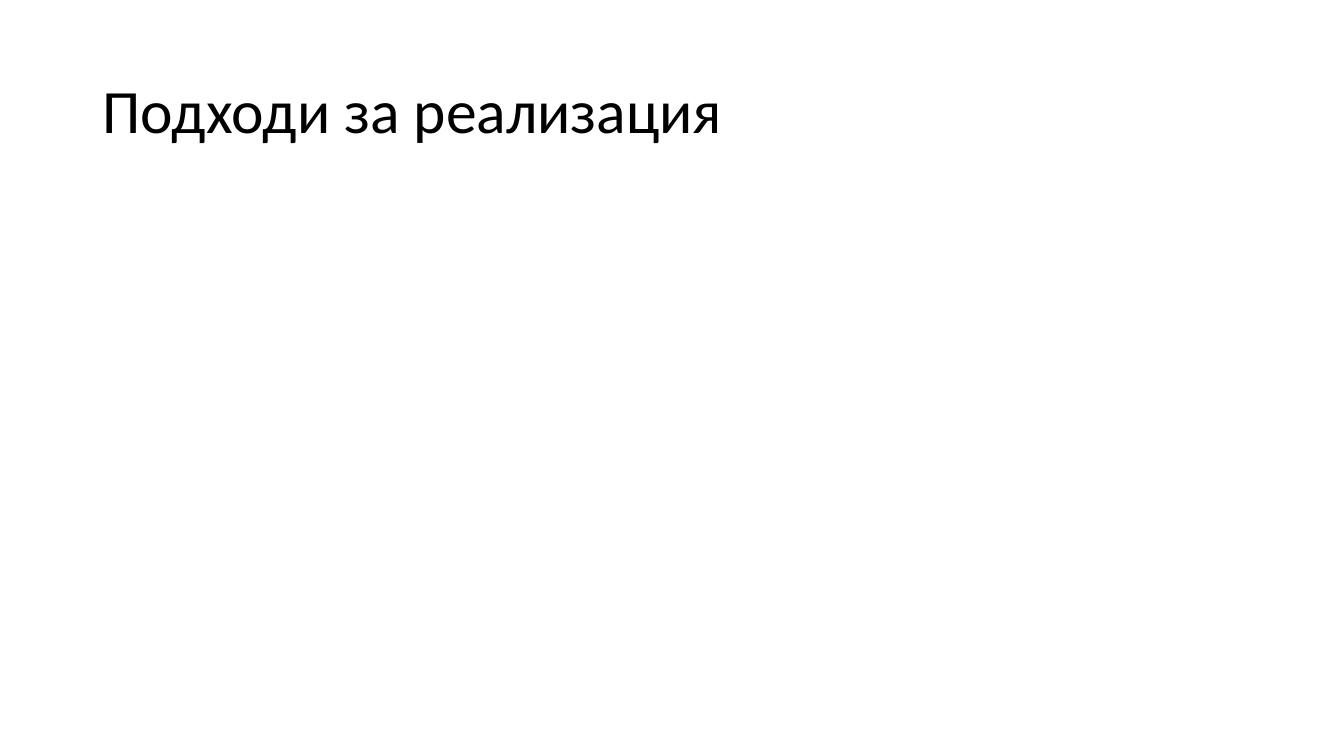
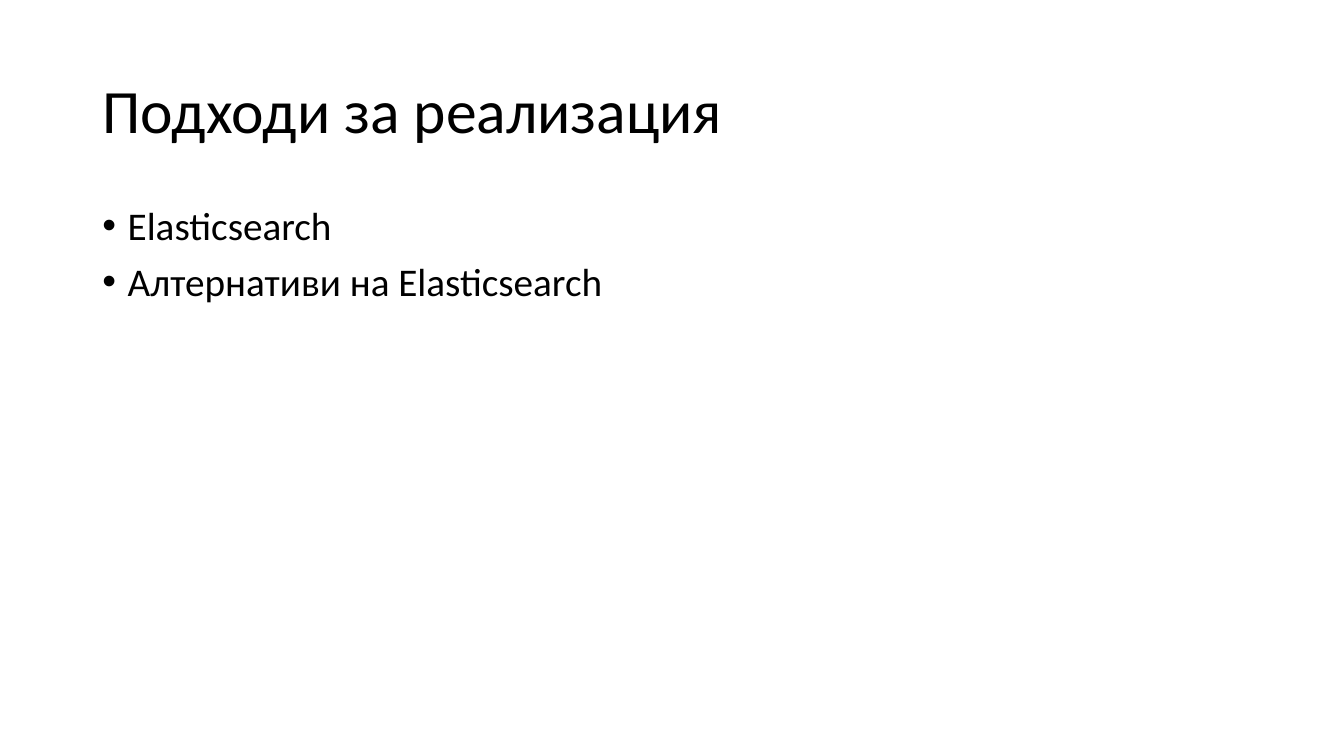
Before and after one commit to ivanovx/fmi-informational-retrieval, a slide deck: slide 4 of Проект.pptx (slide 5 before the commit). Drawn at 1344x756 pixels with LibreOffice and Linux fonts; fonts in the diff are those of the drawing. Boxes give left, top, right and bottom in pixels: in the first picture for what was removed or moved away, otherwise in the second. Text is boxed around its words. In the diff, an @@ line names an element or a change of style, - is before the commit and + after.

```diff
--- a/Проект.pptx
+++ b/Проект.pptx
@@ text added at bbox=[128, 212, 602, 303], 28 pt, text #000000 @@
+• Elasticsearch
+• Алтернативи на Elasticsearch
```
Also in this commit, not shown: 2 other slides changed, 2 slides added.
